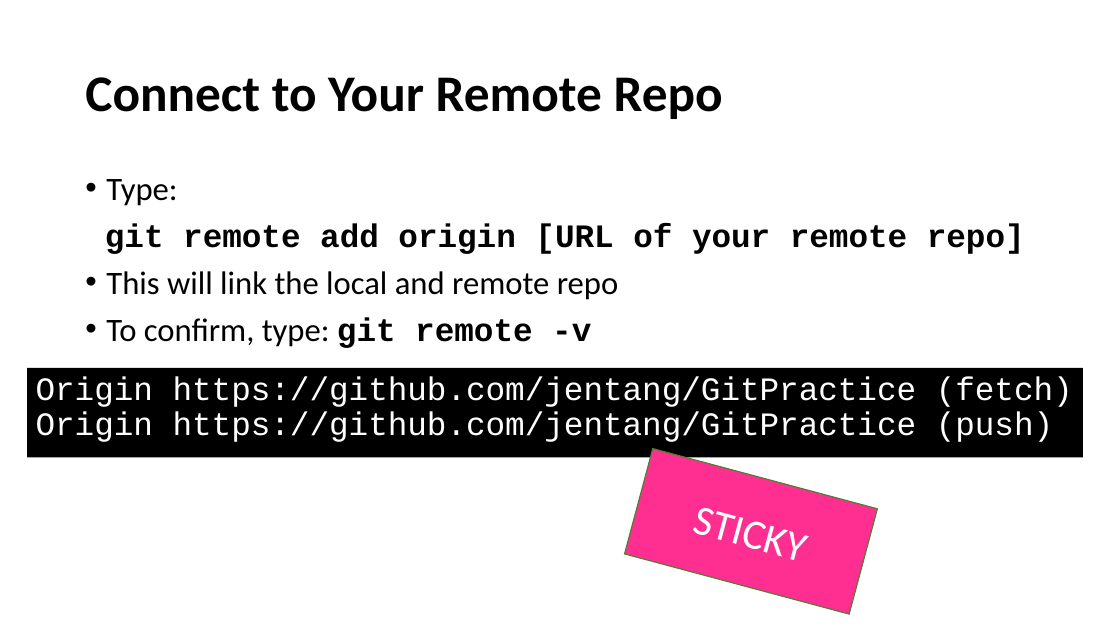
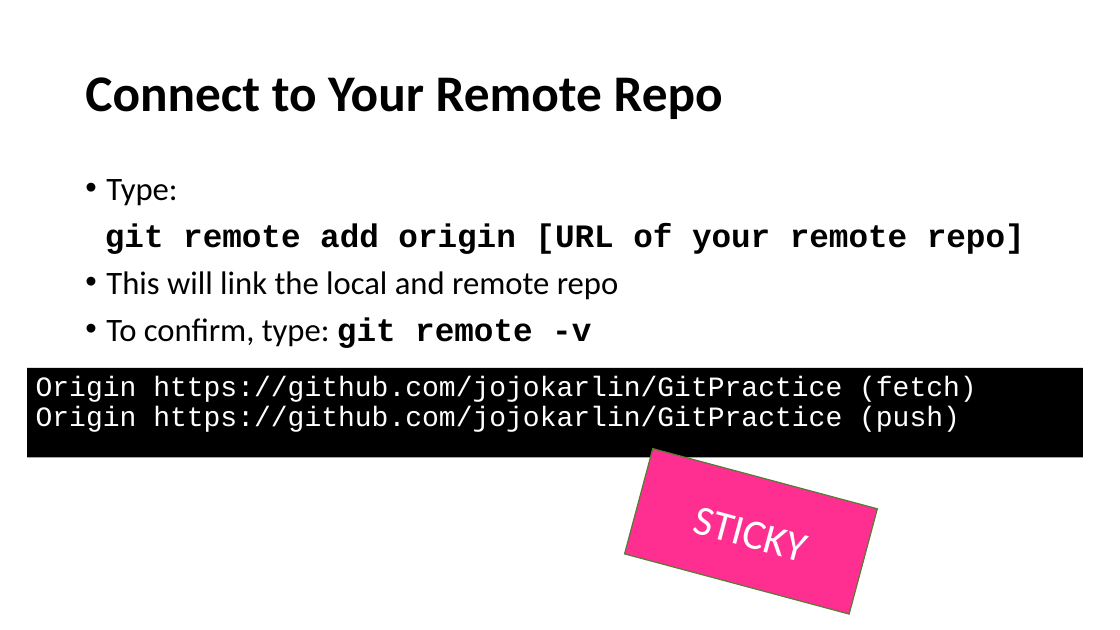
Before and after one commit to jojokarlin/Git_DRI_Jan_2017, a slide deck: slide 18 of GitPres.pptx. Drawn at 1120x630 pixels with LibreOffice and Linux fonts; fonts in the diff are those of the drawing. Boxes give left, top, right and bottom in pixels: in the first picture for what was removed or moved away, otherwise in the second. Text is boxed around its words. In the diff, an @@ line names an element or a change of style, - is before the commit and + after.

Commit message:
updated pptx

```diff
--- a/GitPres.pptx
+++ b/GitPres.pptx
@@ text in rectangle at <box>36,376,977,432</box>: text changed; size 28 to 24 pt @@
-Origin https://github.com/jentang/GitPractice (fetch)
-Origin https://github.com/jentang/GitPractice (push)
+Origin https://github.com/jojokarlin/GitPractice (fetch)
+Origin https://github.com/jojokarlin/GitPractice (push)
```
Also in this commit, not shown: 11 other slides changed, 1 other file.
